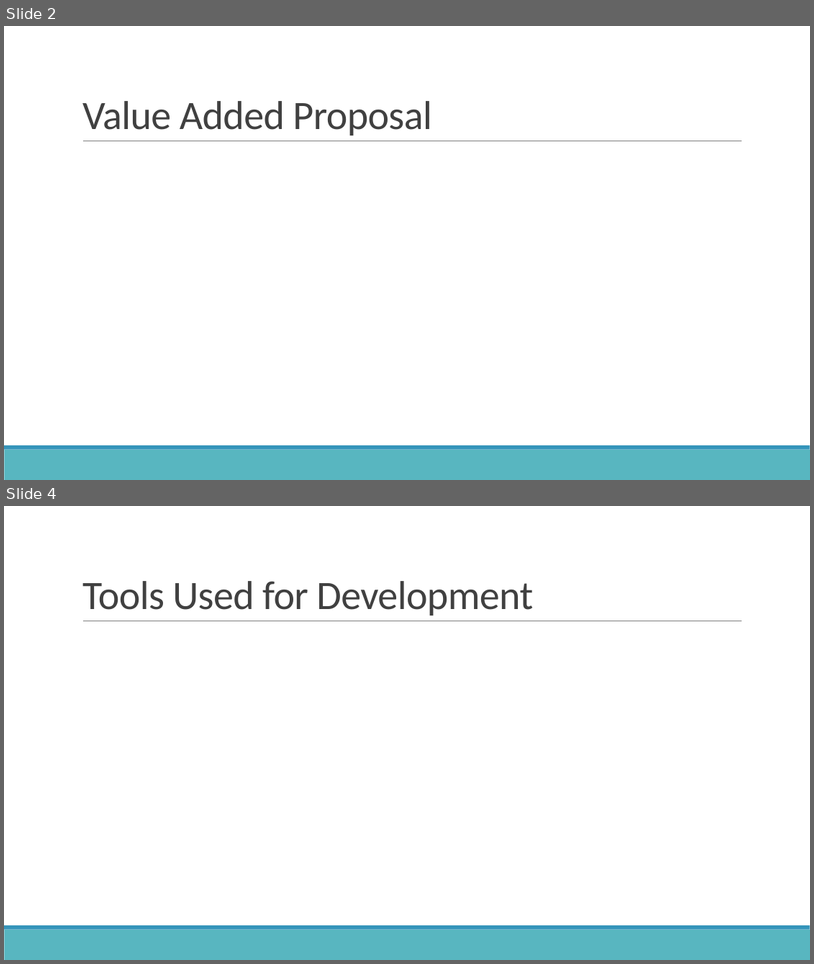
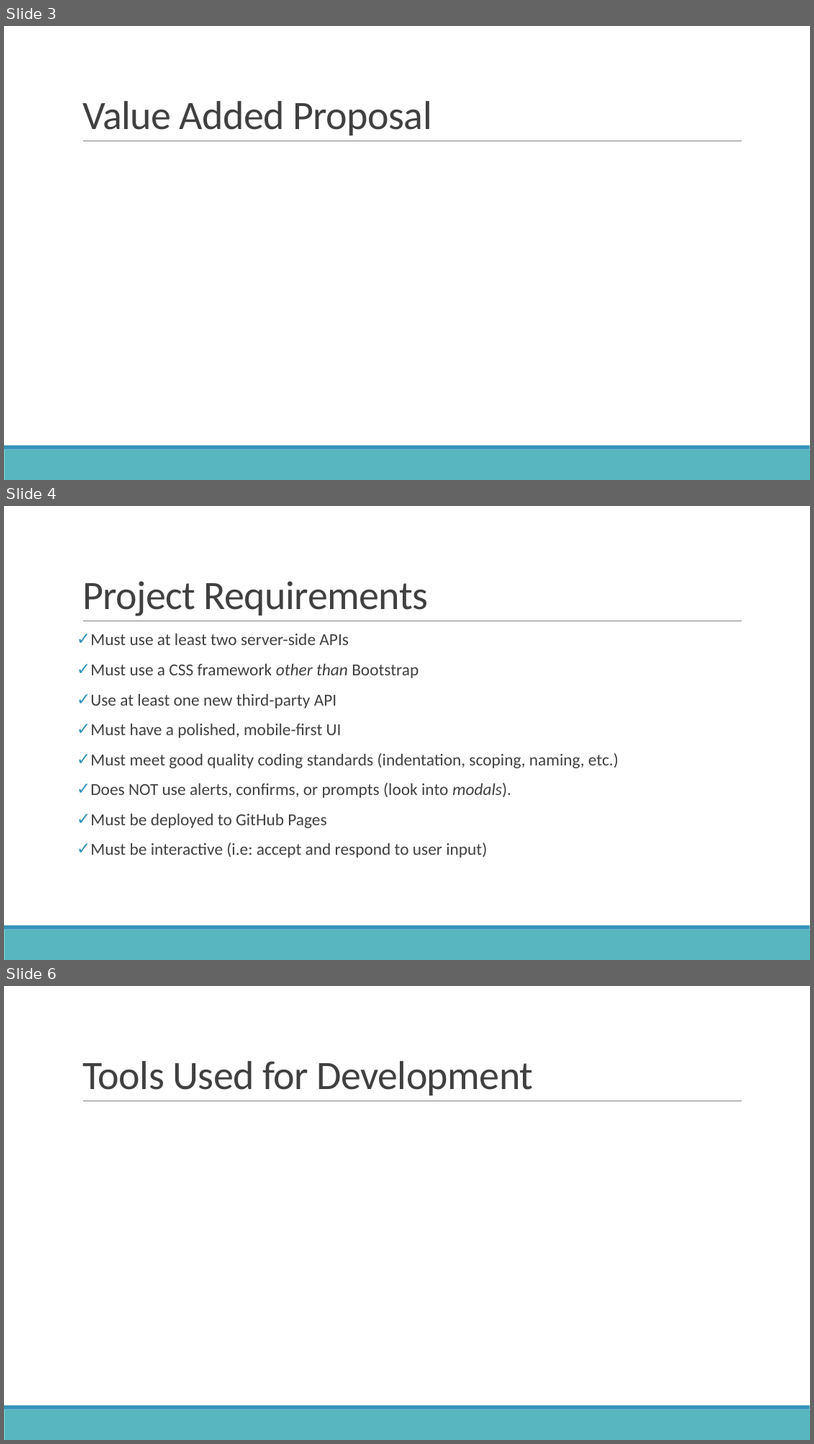
Before and after one commit to Group4Project1/project1, a slide deck: Assets/presentation/Group 4 Project 1 Presentation.pptx. Shown one above the other, each under a label of ours: slides 2 and 4 before the commit, slides 3, 4 and 6 after it; the slides between them are not shown. The pictures are 814x964 and 814x1444 pixels, drawn with LibreOffice and Linux fonts; fonts in the diff are those of the drawing. Boxes give left, top, right and bottom in pixels: in the first picture for what was removed or moved away, otherwise in the second. Text is boxed around its words. In the diff, an @@ line names an element or a change of style, - is before the commit and + after.

```diff
--- a/Assets/presentation/Group 4 Project 1 Presentation.pptx
+++ b/Assets/presentation/Group 4 Project 1 Presentation.pptx
@@ slide 4 added at <box>4,506,810,960</box>, background #FFFFFF; not listed: 3 template elements that a slide beside it also shows @@
@@ title added at <box>82,581,428,616</box>, 48 pt, text #404040 @@
+Project Requirements
@@ text added at <box>90,633,619,857</box>, 20 pt, text #404040 @@
+✓ Must use at least two server-side APIs
+✓ Must use a CSS framework other than Bootstrap
+✓ Use at least one new third-party API
+✓ Must have a polished, mobile-first UI
+✓ Must meet good quality coding standards (indentation, scoping, naming, etc.)
+✓ Does NOT use alerts, confirms, or prompts (look into modals).
+✓ Must be deployed to GitHub Pages
+✓ Must be interactive (i.e: accept and respond to user input)
@@ what was slide 2 is now slide 3 @@
@@ what was slide 4 is now slide 6 @@
```
Also in this commit, not shown: 4 other slides added, 1 other file.
